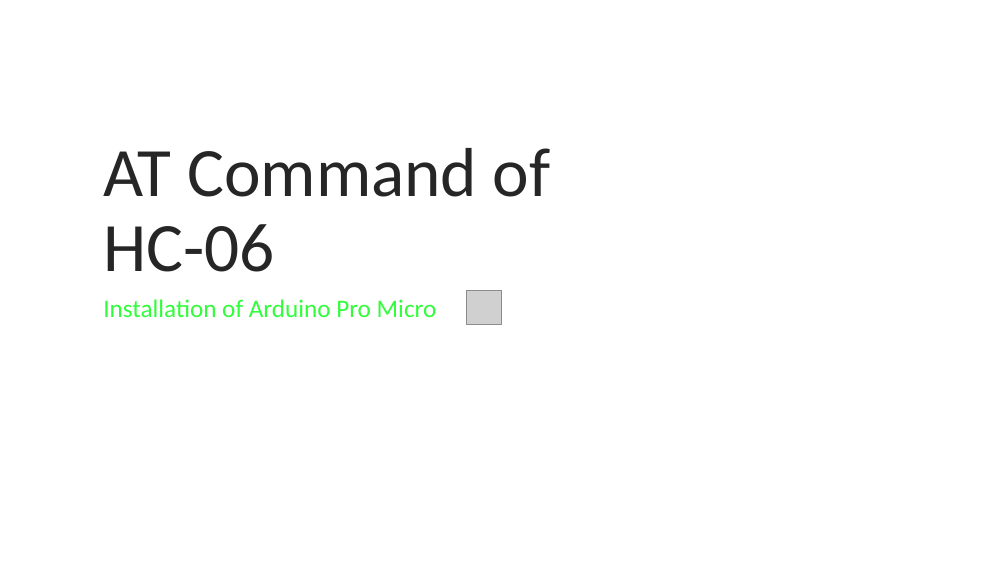
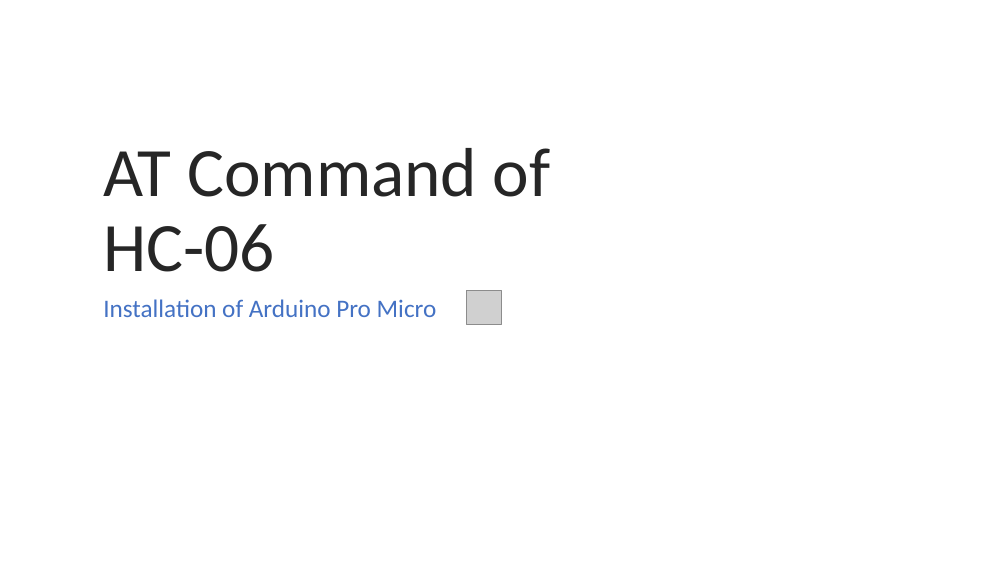
Before and after one commit to ChuaKengPeng/DIP2017, a slide deck: slide 1 of DIP_Phase_1_Lab_Manuals/AT Commands of HC-06.pptx. Drawn at 1008x567 pixels with LibreOffice and Linux fonts; fonts in the diff are those of the drawing; grey boxes stand for pictures. Boxes give left, top, right and bottom in pixels: in the first picture for what was removed or moved away, otherwise in the second. Text is boxed around its words. In the diff, an @@ line names an element or a change of style, - is before the commit and + after.

```diff
--- a/DIP_Phase_1_Lab_Manuals/AT Commands of HC-06.pptx
+++ b/DIP_Phase_1_Lab_Manuals/AT Commands of HC-06.pptx
@@ subtitle "Installation of Arduino Pro Micro" at bbox=[103, 299, 437, 317]: text colour #31FD3B to #4472C4 @@
```
Also in this commit, not shown: 1 other file.
